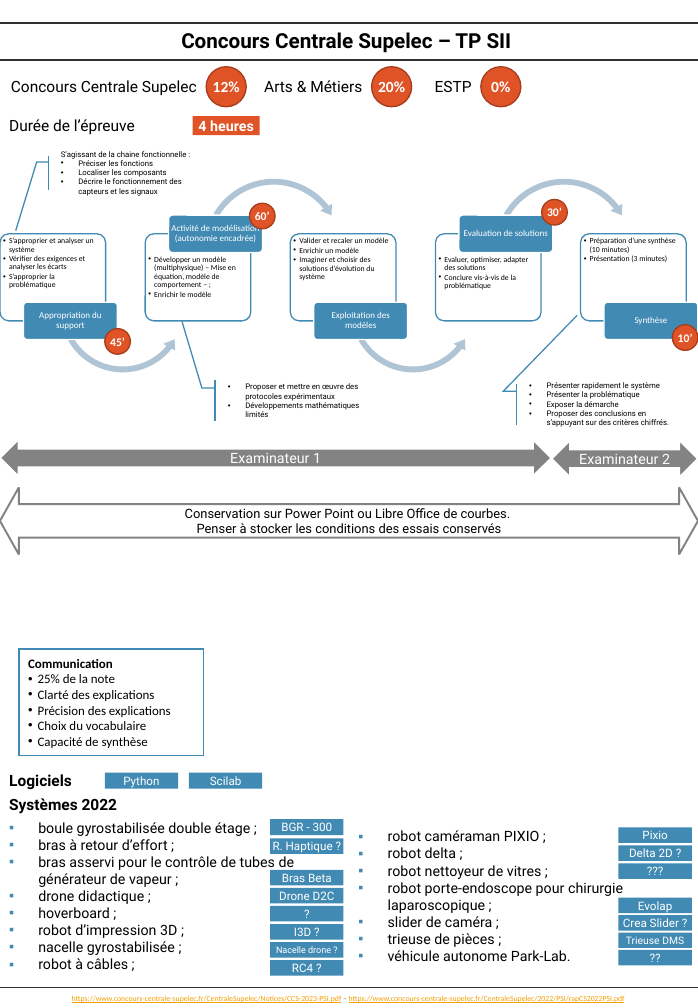
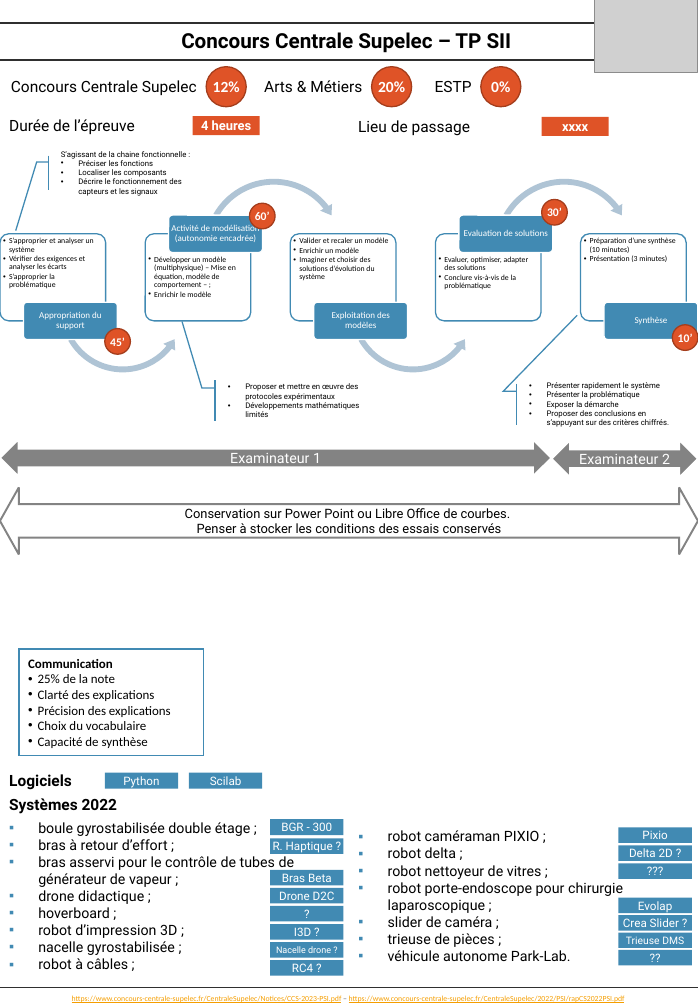
Before and after one commit to xpessoles/PSI_Preparation_Oral, a slide deck: slide 2 of Presentations_Epreuves.pptx (slide 1 before the commit). Drawn at 698x1008 pixels with LibreOffice and Linux fonts; fonts in the diff are those of the drawing; grey boxes stand for pictures. Boxes give left, top, right and bottom in pixels: in the first picture for what was removed or moved away, otherwise in the second. Text is boxed around its words. In the diff, an @@ line names an element or a change of style, - is before the commit and + after.

```diff
--- a/Presentations_Epreuves.pptx
+++ b/Presentations_Epreuves.pptx
@@ picture added at (595, 0, 697, 73) @@
@@ rectangle "4 heures" at (193, 116, 260, 135): size 11 to 10 pt @@
@@ rectangle added at (542, 117, 609, 136), fill #DF5327, 10 pt, text #FFFFFF, bold @@
+xxxx
@@ text added at (358, 120, 470, 136), 12 pt, text #000000 @@
+Lieu de passage
```
Also in this commit, not shown: 3 other slides changed, 1 slide added.
